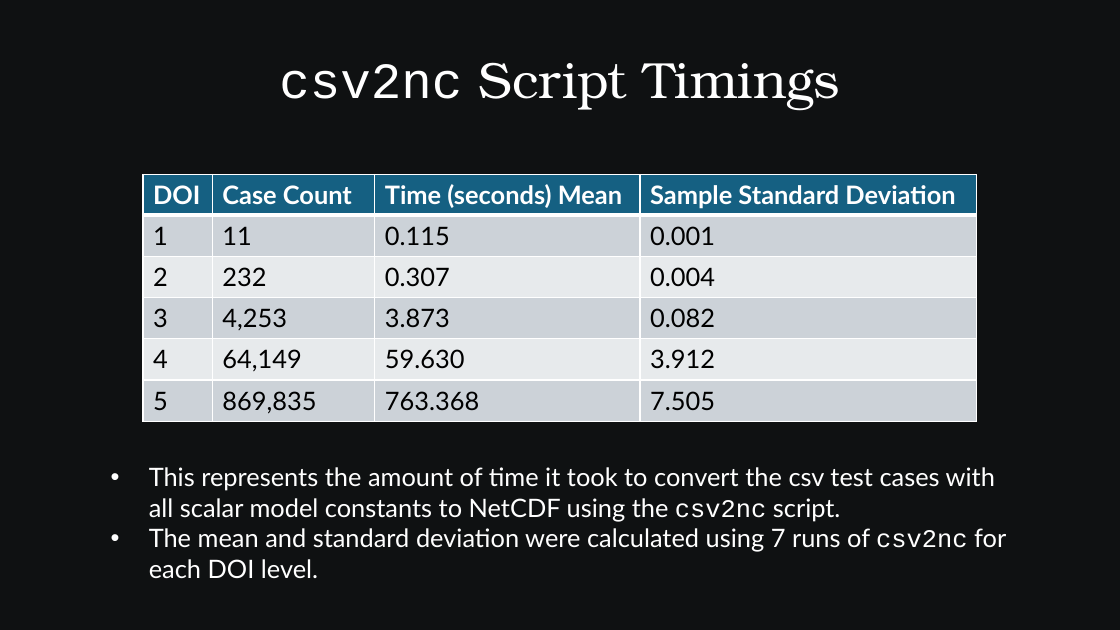
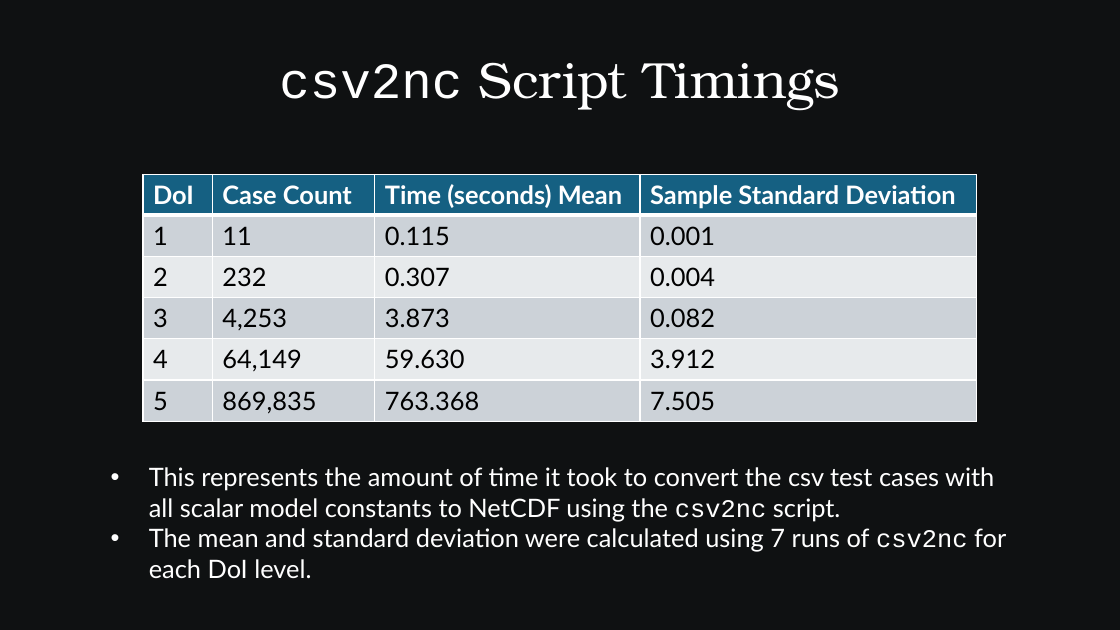
Before and after one commit to SamAllen06/lake_temp_work, a slide deck: slide 41 of documentation/for_collaborators/AnalysisOverview.pptx (slide 43 before the commit). Drawn at 1120x630 pixels with LibreOffice and Linux fonts; fonts in the diff are those of the drawing. Boxes give left, top, right and bottom in pixels: in the first picture for what was removed or moved away, otherwise in the second. Text is boxed around its words. In the diff, an @@ line names an element or a change of style, - is before the commit and + after.

```diff
--- a/documentation/for_collaborators/AnalysisOverview.pptx
+++ b/documentation/for_collaborators/AnalysisOverview.pptx
@@ table at (143, 175, 978, 422) @@
-row 1, column 1: DOI
+row 1, column 1: DoI
@@ text at (149, 528, 1006, 579): text changed @@
-• The mean and standard deviation were calculated using 7 runs of csv2nc for each DOI level.
+• The mean and standard deviation were calculated using 7 runs of csv2nc for each DoI level.
```
Also in this commit, not shown: 17 other slides changed, 2 slides removed, 3 other files.
